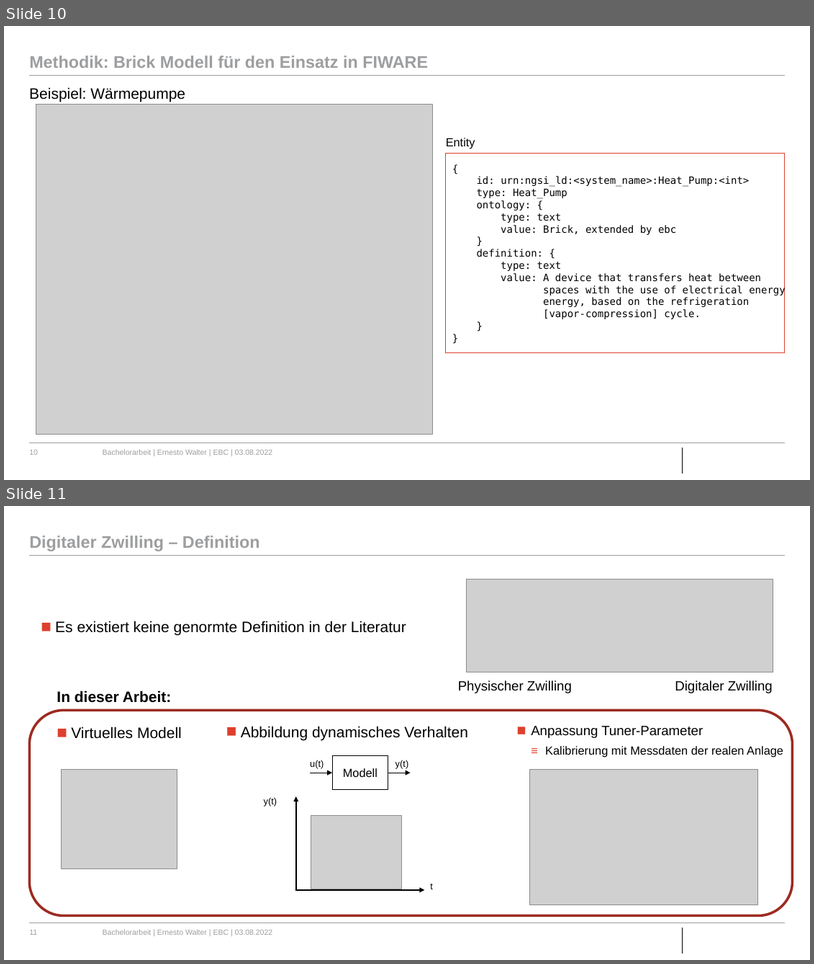
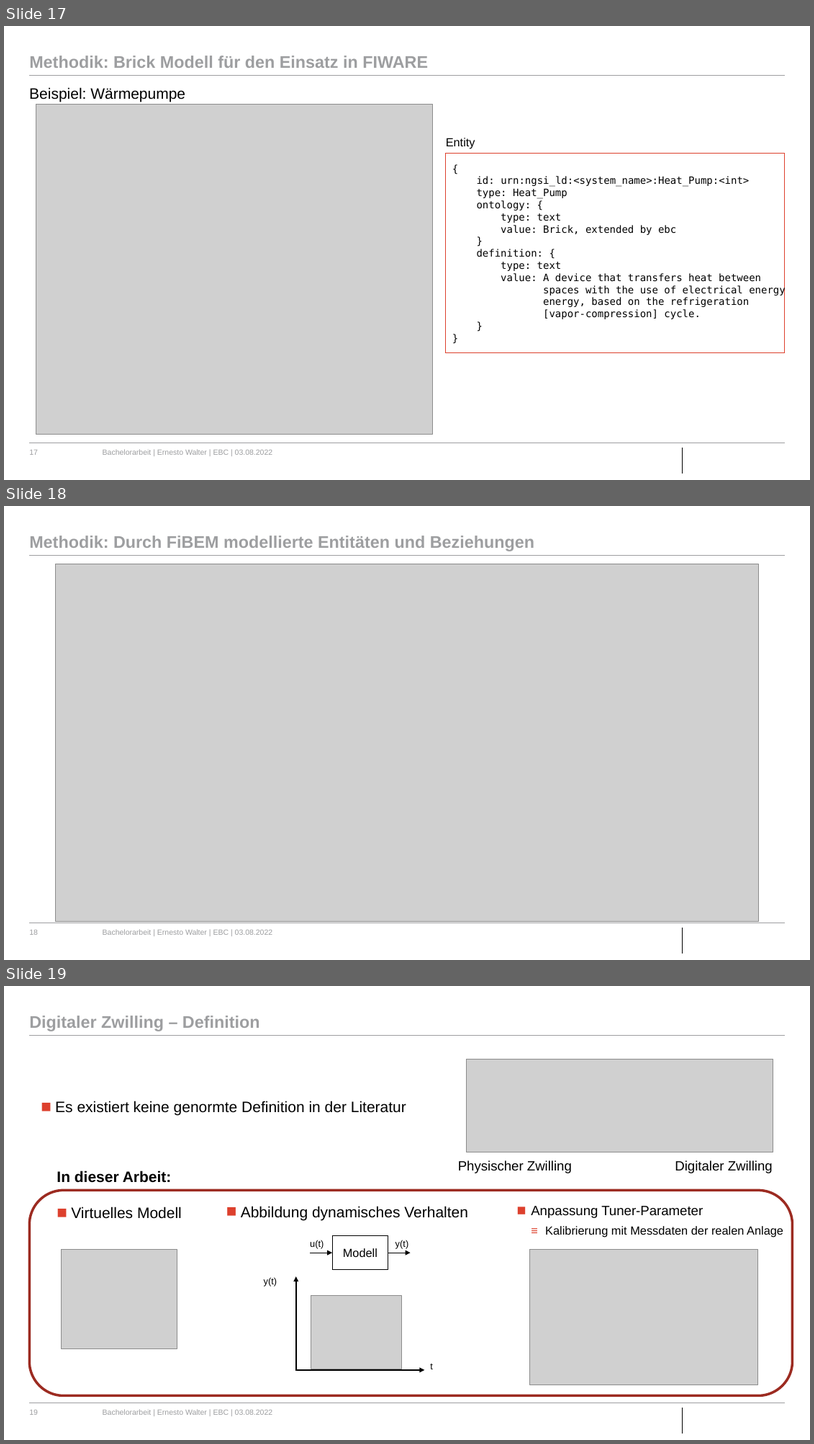
Before and after one commit to ErnestoVivas/FiBEM, a slide deck: docs/BA_Bergfest_Ernesto.pptx. Shown one above the other, each under a label of ours: slides 10 and 11 before the commit, slides 17, 18 and 19 after it. The pictures are 814x964 and 814x1444 pixels, drawn with LibreOffice and Linux fonts; fonts in the diff are those of the drawing; grey boxes stand for pictures; background and template pictures are left out. Boxes give left, top, right and bottom in pixels: in the first picture for what was removed or moved away, otherwise in the second. Text is boxed around its words. In the diff, an @@ line names an element or a change of style, - is before the commit and + after.

```diff
--- a/docs/BA_Bergfest_Ernesto.pptx
+++ b/docs/BA_Bergfest_Ernesto.pptx
@@ slide 18 added at (4, 506, 810, 960), background #FFFFFF; not listed: 5 template elements that a slide beside it also shows @@
@@ title added at (29, 536, 535, 551), 20 pt, text #9D9EA0, bold @@
+Methodik: Durch FiBEM modellierte Entitäten und Beziehungen
@@ picture added at (56, 564, 759, 921) @@
@@ what was slide 10 is now slide 17 @@
@@ page number at (29, 449, 38, 454): text changed @@
-10
+17
@@ what was slide 11 is now slide 19 @@
@@ page number at (29, 1409, 38, 1414): text changed @@
-11
+19
```
Also in this commit, not shown: 1 slide changed, 7 other slides added.
